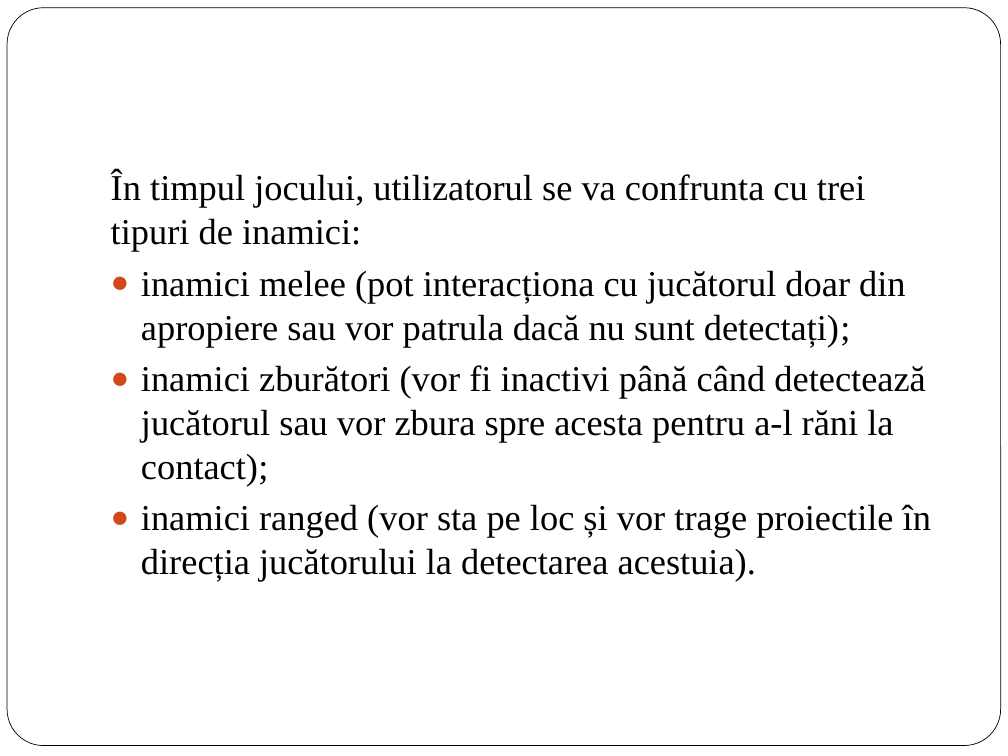
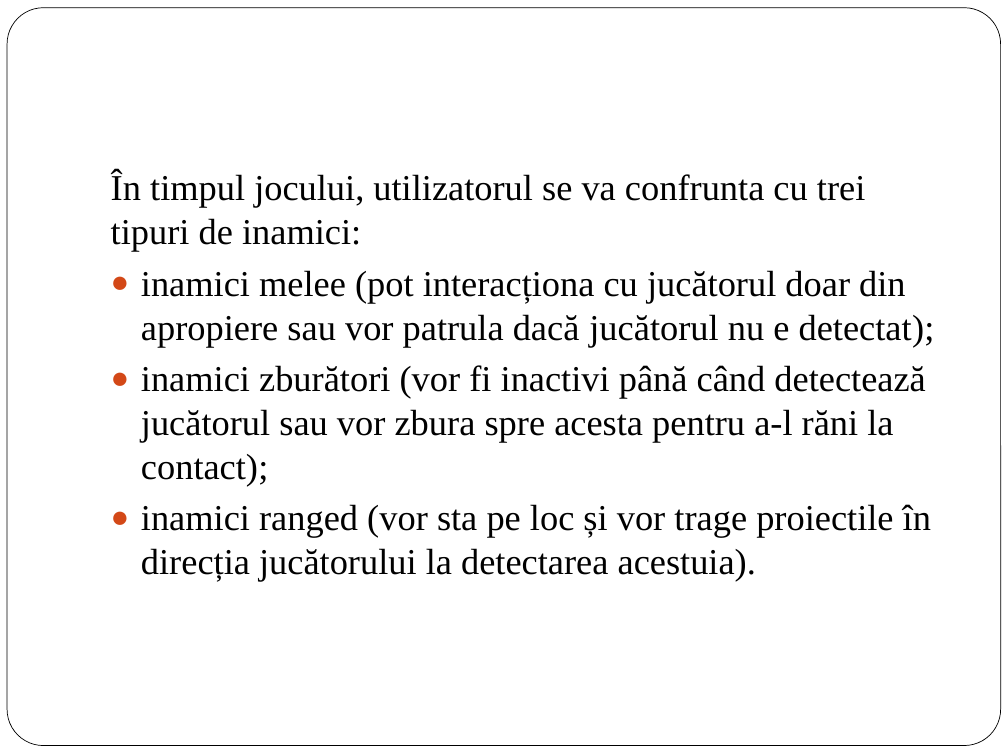
Before and after one commit to Mihai-Lazar26/Licenta, a slide deck: slide 5 of Prezentare Licenta.pptx. Drawn at 1008x756 pixels with LibreOffice and Linux fonts; fonts in the diff are those of the drawing. Boxes give left, top, right and bottom in pixels: in the first picture for what was removed or moved away, otherwise in the second. Text is boxed around its words. In the diff, an @@ line names an element or a change of style, - is before the commit and + after.

```diff
--- a/Prezentare Licenta.pptx
+++ b/Prezentare Licenta.pptx
@@ text at bbox=[141, 270, 935, 347]: text changed @@
-● inamici melee (pot interacționa cu jucătorul doar din apropiere sau vor patrula dacă nu sunt detectați);
+● inamici melee (pot interacționa cu jucătorul doar din apropiere sau vor patrula dacă jucătorul nu e detectat);
```
Also in this commit, not shown: 4 other slides changed, 3 slides added, 13 slides removed, 1 other file.
